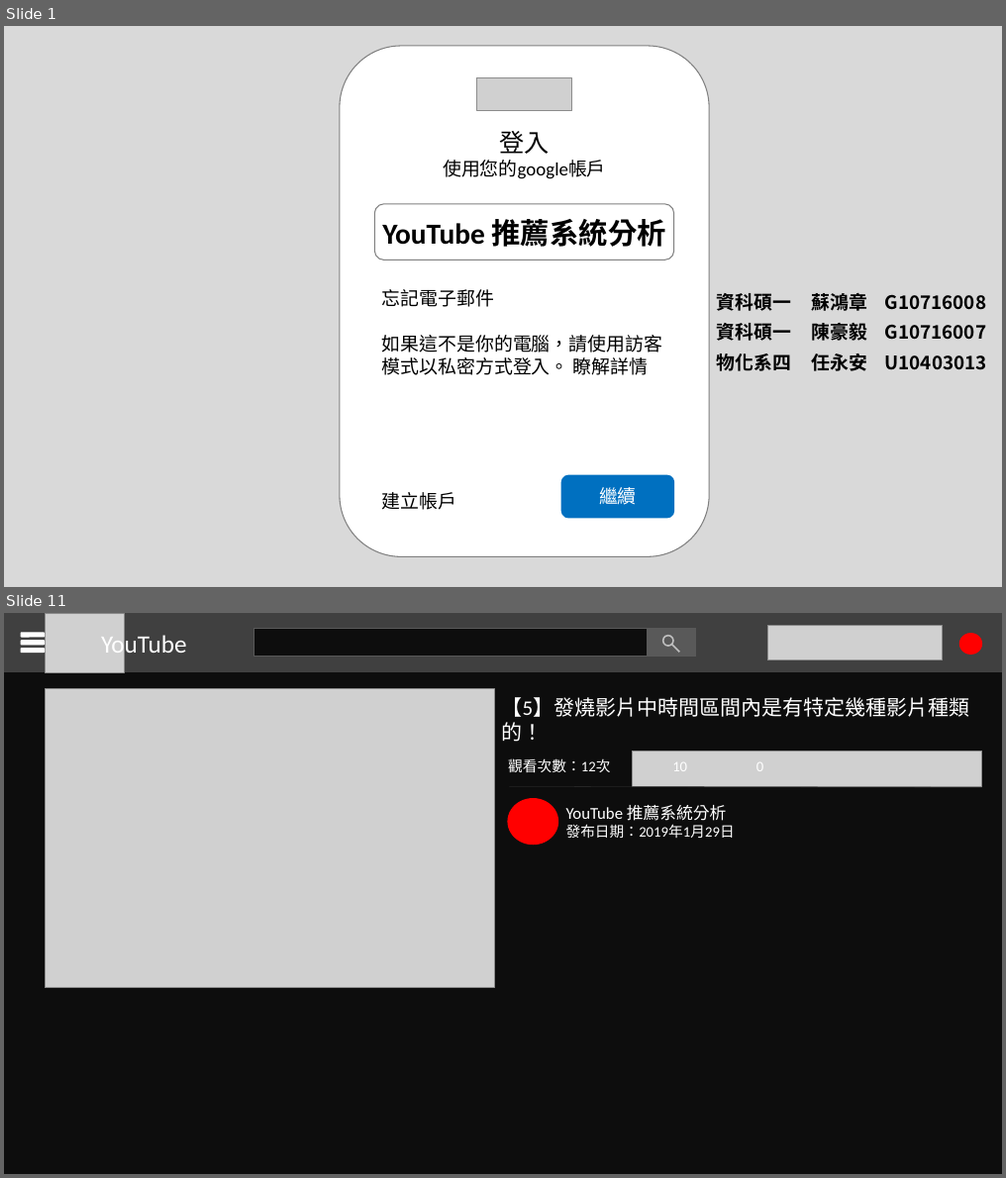
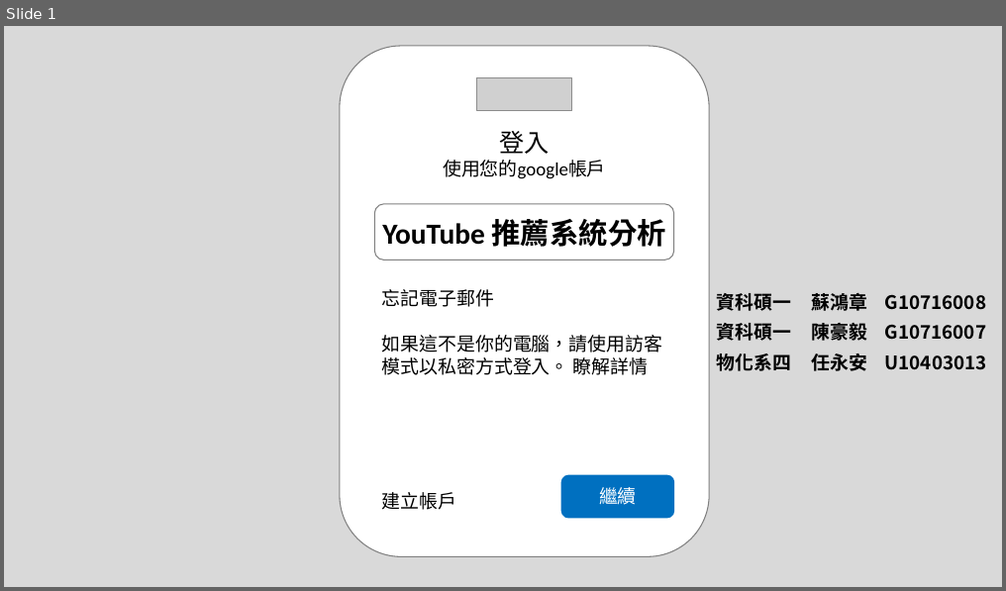
Before and after one commit to jasonSU85323/UTaipei_DataScience, a slide deck: Youtube analysis/ppt/black.pptx. Shown one above the other, each under a label of ours: slides 1 and 11 before the commit, slide 1 after it; the slides between them are not shown. The pictures are 1006x1178 and 1006x591 pixels, drawn with LibreOffice and Linux fonts; fonts in the diff are those of the drawing; grey boxes stand for pictures. Boxes give left, top, right and bottom in pixels: in the first picture for what was removed or moved away, otherwise in the second. Text is boxed around its words. In the diff, an @@ line names an element or a change of style, - is before the commit and + after.

```diff
--- a/Youtube analysis/ppt/black.pptx
+++ b/Youtube analysis/ppt/black.pptx
@@ slide 11 removed at box(4, 613, 1002, 1174), background #0D0D0D @@
@@ rectangle removed at box(4, 613, 1002, 672) @@
@@ rounded rectangle removed at box(21, 633, 45, 636) @@
@@ rounded rectangle removed at box(21, 641, 45, 645) @@
@@ picture removed at box(46, 614, 124, 672) @@
@@ text removed at box(101, 632, 187, 659) @@
-YouTube
@@ rectangle removed at box(254, 629, 648, 657) @@
@@ rectangle removed at box(648, 629, 696, 657) @@
@@ ellipse removed at box(663, 636, 674, 646) @@
@@ picture removed at box(767, 626, 943, 661) @@
@@ ellipse removed at box(960, 633, 982, 655) @@
@@ rounded rectangle removed at box(21, 649, 45, 652) @@
@@ line removed from (672, 645) to (680, 652) @@
@@ picture removed at box(46, 688, 494, 988) @@
@@ text removed at box(502, 697, 970, 742) @@
-【5】發燒影片中時間區間內是有特定幾種影片種類的！
@@ text removed at box(508, 759, 763, 773) @@
-觀看次數：12次 10 0
@@ picture removed at box(633, 752, 982, 786) @@
@@ line removed from (509, 786) to (982, 787) @@
@@ ellipse removed at box(508, 799, 558, 845) @@
@@ text removed at box(566, 805, 735, 838) @@
-YouTube 推薦系統分析
-發布日期：2019年1月29日
```
Also in this commit, not shown: 9 slides changed, 2 other files.
